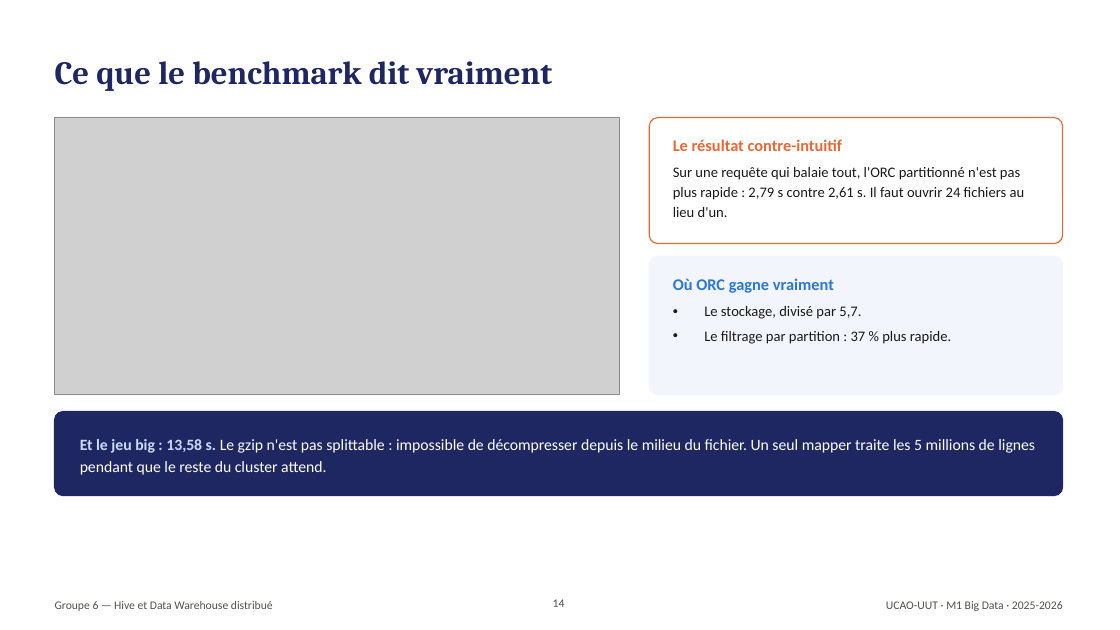
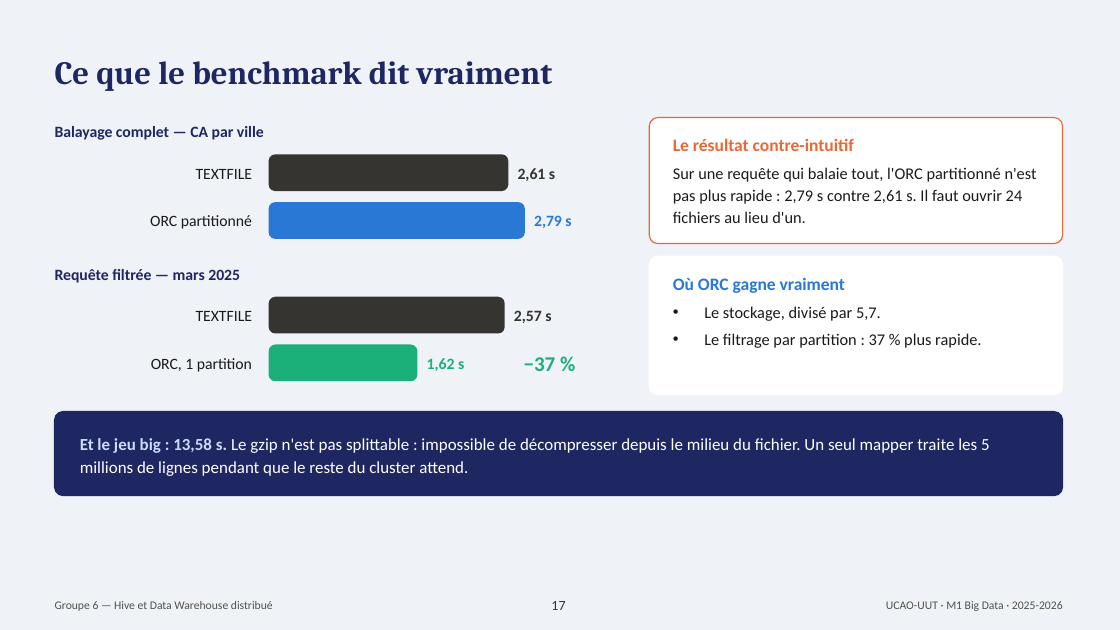
Before and after one commit to donaldamah/TP6-HIVE-Groupe6, a slide deck: slide 17 of Expose6_Hive_Groupe6.pptx (slide 14 before the commit). Drawn at 1120x630 pixels with LibreOffice and Linux fonts; fonts in the diff are those of the drawing; grey boxes stand for pictures. Boxes give left, top, right and bottom in pixels: in the first picture for what was removed or moved away, otherwise in the second. Text is boxed around its words. In the diff, an @@ line names an element or a change of style, - is before the commit and + after.

```diff
--- a/Expose6_Hive_Groupe6.pptx
+++ b/Expose6_Hive_Groupe6.pptx
@@ background #FFFFFF to #EFF2F7 @@
@@ picture removed at box(55, 118, 619, 395) @@
@@ text added at box(55, 126, 264, 140), 13.5 pt, text #1E2761, bold @@
+Balayage complet — CA par ville
@@ text "Le résultat contre-intuitif" at box(673, 138, 854, 151): size 14 to 15 pt @@
@@ text added at box(196, 169, 252, 179), 13.5 pt, text #1A1A1A @@
+TEXTFILE
@@ rounded rectangle added at box(269, 155, 508, 192), fill #353430 @@
@@ text added at box(518, 168, 555, 181), 13.5 pt, text #353430, bold @@
+2,61 s
@@ text "Sur une requête qui balaie ..." at box(673, 167, 1037, 223): size 12.5 to 14 pt @@
@@ rounded rectangle added at box(269, 202, 525, 239), fill #2A78D6 @@
@@ text added at box(150, 215, 252, 229), 13.5 pt, text #1A1A1A @@
+ORC partitionné
@@ text added at box(534, 215, 571, 228), 13.5 pt, text #2A78D6, bold @@
+2,79 s
@@ text added at box(55, 269, 240, 283), 13.5 pt, text #1E2761, bold @@
+Requête filtrée — mars 2025
@@ rounded rectangle at box(649, 256, 1063, 395): fill #F2F5FC to #FFFFFF; outline #F2F5FC 1 pt to #FFFFFF 1 pt @@
@@ text "Où ORC gagne vraiment" at box(673, 277, 845, 293): size 14 to 15 pt @@
@@ rounded rectangle added at box(269, 297, 505, 334), fill #353430 @@
@@ text added at box(196, 311, 252, 321), 13.5 pt, text #1A1A1A @@
+TEXTFILE
@@ text added at box(514, 310, 551, 323), 13.5 pt, text #353430, bold @@
+2,57 s
@@ text "Le stockage, divisé par 5,7." at box(704, 306, 981, 348): size 12.5 to 14 pt @@
@@ text added at box(151, 358, 252, 372), 13.5 pt, text #1A1A1A @@
+ORC, 1 partition
@@ rounded rectangle added at box(269, 344, 418, 381), fill #1BAF7A @@
@@ text added at box(427, 358, 464, 371), 13.5 pt, text #1BAF7A, bold @@
+1,62 s
@@ text added at box(524, 357, 556, 371), 18 pt, text #1BAF7A, bold @@
+−37 %
@@ text "Et le jeu big : ..." at box(80, 438, 990, 476): size 13.5 to 14.5 pt @@
@@ page number at box(551, 601, 565, 610): text changed; size 10 to 12 pt; text colour #52514E to #353430 @@
-14
+17
```
Also in this commit, not shown: 18 other slides changed, 4 slides added, 11 other files.
